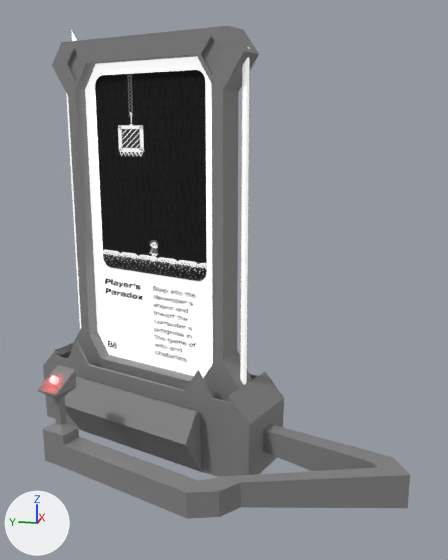
A saved change to the glTF model public/Models/ProjectScreens/ProjectScreenR1.glb.
One viewpoint serves both versions: a camera (50 mm lens) standing at (-165.2, -95.6, 30.5) and looking at (-108.1, -84.2, 16.3). The lights are fixed; the arrows at lower left show +X, +Y and +Z. Vertices at the same position are counted once.

Script lines for the objects in view, before the commit:
```python
mat_ds_artworks_005 = bpy.data.materials.new('DS_Artworks.005')
mat_ds_artworks_005.use_nodes = True; mat_ds_artworks_005.node_tree.nodes.clear()
_N = mat_ds_artworks_005.node_tree.nodes; _L = mat_ds_artworks_005.node_tree.links
n0 = _N.new('ShaderNodeBsdfPrincipled'); n0.name = 'Principled BSDF'
n0.inputs[2].default_value = 1.0  # 'Roughness'
n0.inputs[28].default_value = 0.7  # 'Emission Strength'
n1 = _N.new('ShaderNodeOutputMaterial'); n1.name = 'Material Output'
n2 = _N.new('ShaderNodeTexImage'); n2.name = 'Image Texture'
n2.image = img_playersparadox_min
n3 = _N.new('ShaderNodeTexImage'); n3.name = 'Image Texture.001'
n3.image = img_playersparadox_min
_L.new(n0.outputs[0], n1.inputs[0])  # 'BSDF' to 'Surface'
_L.new(n2.outputs[0], n0.inputs[27])  # 'Color' to 'Emission Color'
_L.new(n3.outputs[0], n0.inputs[0])  # 'Color' to 'Base Color'
me_cube_011 = bpy.data.meshes.new('Cube.011')
me_cube_011.from_pydata(...)  # 402 vertices, 786 faces; spans x -1.81..0.88, y -2.78..1.36, z -0.73..1.01
# faces by material slot: [486, 38, 8, 248, 6]
me_cube_011.materials.append(mat_screen)  # grey #959595
me_cube_011.materials.append(mat_button)  # white #ffffff
me_cube_011.materials.append(mat_ds_artworks_005)
me_cube_011.materials.append(mat_material_003)  # white #ffffff
me_cube_011.materials.append(mat_backplate)  # picture img_backplate_min
ob_screen_002 = bpy.data.objects.new('Screen.002', me_cube_011)
ob_screen_002.location = (-103.2, -75.37, 14.91)
ob_screen_002.rotation_euler = (0.0, 3.142, 1.205)  # degrees (0, 180, 69)
ob_screen_002.scale = (-16.0, -4.83, -25.4)
```
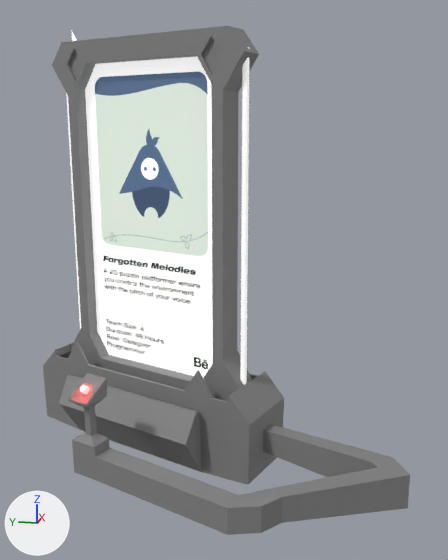
What differs and where, as boxes (x1, y1, x2, y2) in the pictures (448 x 560 px; the box of a moved part takes in the faces that stretch with it):
'Screen.002', surface changed, reshaped (black to white): before (38, 26, 410, 519); after (43, 26, 410, 535)
part 1 of me_cube_011, moved or reshaped: before (38, 365, 410, 519); after (68, 373, 410, 535)

Diff of the bpy script that builds the scene:
```diff
--- a/public/Models/ProjectScreens/ProjectScreenR1.glb.py
+++ b/public/Models/ProjectScreens/ProjectScreenR1.glb.py
@@ img_forgottenmelodies_min @@
+img_forgottenmelodies_min = load_image('forgottenmelodies-min', '_unpacked/forgottenmelodies-min', 393, 852, 'sRGB')
@@ mat_ds_artworks_005 @@
 n0 = _N.new('ShaderNodeBsdfPrincipled'); n0.name = 'Principled BSDF'
 n0.inputs[2].default_value = 1.0  # 'Roughness'
-n0.inputs[28].default_value = 0.7  # 'Emission Strength'
+n0.inputs[28].default_value = 0.6  # 'Emission Strength'
 n1 = _N.new('ShaderNodeOutputMaterial'); n1.name = 'Material Output'
 n2 = _N.new('ShaderNodeTexImage'); n2.name = 'Image Texture'
-n2.image = img_playersparadox_min
+n2.image = img_forgottenmelodies_min
 n3 = _N.new('ShaderNodeTexImage'); n3.name = 'Image Texture.001'
-n3.image = img_playersparadox_min
+n3.image = img_forgottenmelodies_min
 _L.new(n0.outputs[0], n1.inputs[0])  # 'BSDF' to 'Surface'
@@ me_cube_011 @@
 me_cube_011.from_pydata(...)  # 402 vertices, 786 faces; spans x -1.81..0.88, y -2.78..1.36, z -0.73..1.01
 # used by ob_screen_002; location = (-103.2, -75.37, 14.91); rotation_euler = (0.0, 3.142, 1.205), in degrees (0, 180, 69); scale = (-16.0, -4.83, -25.4)
+# me_cube_011 part 1: all 72 vertices in x -1.06..0.23, y -2.78..-2.02, z -0.65..-0.28 are moved by (-0.25, 0.0, 0.0)
 me_cube_011.materials.append(mat_screen)
```
